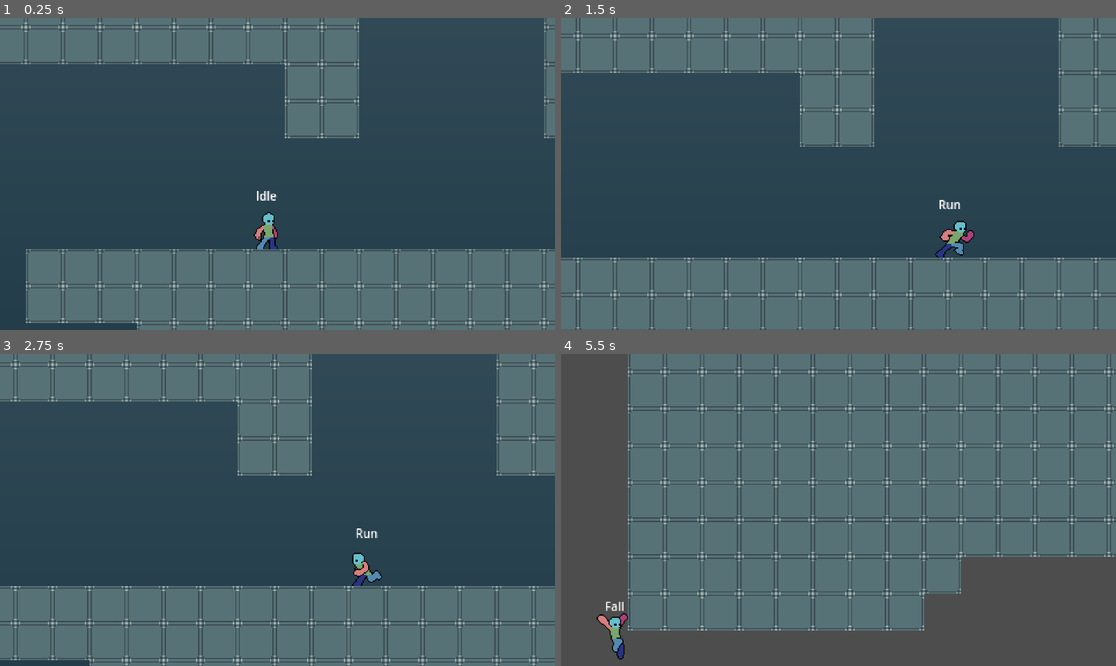
Above: before the commit, frames 1-4 (two rows, left to right).
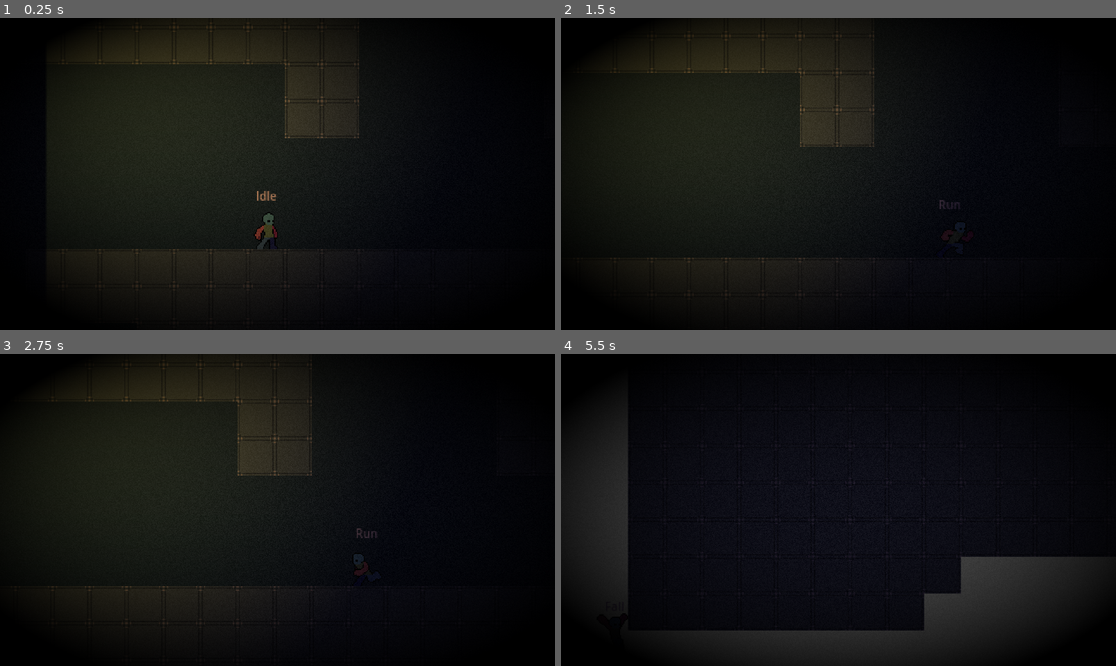
Above: after the commit, the same moments.

Repository: TianJunShi1/harry-forge
Game: Godot game, scene res://main.tscn
Two runs of this game, one before a commit and one after it. Both use one fixed random seed, a clock stepped at 60 frames per second and the inputs below.
Inputs (mouse positions are in pixels of both pictures, inside the frame that each line leads up to):
- Up to frame 1 (0.25 s): no input
- Up to frame 2 (1.5 s): move the mouse to (960, 158) at 0.52 s; hold D (right) from 0.53 s (still down); tap Shift (run) at 0.6, 1.35 s; tap Space (jump) at 0.77 s; move the mouse to (727, 189) at 1.27 s
- Up to frame 3 (2.75 s): tap Space (jump) at 1.52 s; move the mouse to (333, 441) at 2.02 s; release D (right) at 2.03 s; hold A (left) from 2.03 s (still down); tap Shift (run) at 2.1 s
- Up to frame 4 (5.5 s): move the mouse to (810, 572) at 2.77 s; release A (left) at 2.78 s; hold D (right) 2.78-4.28 s; tap Shift (run) every 0.75 s from 2.85 to 5.1 s; tap Space (jump) at 3.02, 3.77, 4.52 s; move the mouse to (1005, 556) at 3.52 s; move the mouse to (672, 463) at 4.27 s; hold A (left) 4.28-5.03 s; move the mouse to (866, 510) at 5.02 s; hold D (right) from 5.03 s (still down)

The runs differ from the first frame. In frame 1, 100% of the frame differs, in the area x 0-100%, y 0-100%; in frame 2, 100%; in frame 3, 100%; in frame 4, 99%.

Commit message:
feat(visuals): 添加 Inmost 风格视觉效果层
- 新建 general/shaders/screen_effects.gdshader：
  胶片颗粒（TIME 驱动动态噪声）+ 暗角（二次方衰减）合并 shader，
  挂在 DisplaySprite 的 ShaderMaterial 上，在屏幕分辨率生效

- pixel_renderer.tscn：
  SubViewport 下新增 GlobalEffects/CanvasModulate（深紫黑 0.18,0.14,0.22），
  全局暗化游戏世界；DisplaySprite 挂 ShaderMaterial 应用 grain + vignette

- Level/00_chapter1/01.tscn：
  添加示例 PointLight2D（TorchLight），暖黄色径向渐变光源，
  演示 CanvasModulate + PointLight2D 的 Inmost 光照氛围

https://claude.ai/code/session_01AJSbFJj2VUMALu7WGXsoLR

Diff:
--- a/Level/00_chapter1/01.tscn
+++ b/Level/00_chapter1/01.tscn
@@ -22,6 +22,16 @@
 
 [sub_resource type="RectangleShape2D" id="RectangleShape2D_hp1sv"]
 size = Vector2(323.5, 203)
+
+[sub_resource type="Gradient" id="Gradient_torch"]
+colors = PackedColorArray(1.0, 0.85, 0.5, 1.0, 1.0, 0.85, 0.5, 0.0)
+offsets = PackedFloat32Array(0.0, 1.0)
+
+[sub_resource type="GradientTexture2D" id="GradientTexture2D_torch"]
+gradient = SubResource("Gradient_torch")
+width = 128
+height = 128
+fill = 1
 
 [node name="01" type="Node2D" unique_id=159589538]
 
@@ -86,5 +96,12 @@
 spawn_id = &"from_chapter2"
 spawn_facing = 1
 
+[node name="TorchLight" type="PointLight2D" parent="." unique_id=741852963]
+position = Vector2(1265, -60)
+texture = SubResource("GradientTexture2D_torch")
+color = Color(1.0, 0.8, 0.45, 1.0)
+energy = 1.4
+texture_scale = 3.0
+
 [editable path="CameraBounds"]
 [editable path="CameraBounds2"]
--- a/general/camera/pixel_renderer.tscn
+++ b/general/camera/pixel_renderer.tscn
@@ -1,6 +1,13 @@
-[gd_scene load_steps=2 format=3 uid="uid://bpx5r3ndm7q4e"]
+[gd_scene load_steps=4 format=3 uid="uid://bpx5r3ndm7q4e"]
 
 [ext_resource type="Script" path="res://general/scripts/pixel_renderer.gd" id="1_renderer"]
+[ext_resource type="Shader" path="res://general/shaders/screen_effects.gdshader" id="2_fx"]
+
+[sub_resource type="ShaderMaterial" id="ShaderMaterial_fx"]
+shader = ExtResource("2_fx")
+shader_parameter/grain_amount = 0.035
+shader_parameter/grain_speed = 2.0
+shader_parameter/vignette_strength = 2.8
 
 [node name="PixelRenderer" type="Node2D"]
 script = ExtResource("1_renderer")
@@ -13,7 +20,13 @@
 snap_2d_vertices_to_pixel = true
 default_canvas_item_texture_filter = 0
 
+[node name="GlobalEffects" type="Node2D" parent="SubViewport"]
+
+[node name="CanvasModulate" type="CanvasModulate" parent="SubViewport/GlobalEffects"]
+color = Color(0.18, 0.14, 0.22, 1)
+
 [node name="DisplaySprite" type="Sprite2D" parent="."]
+material = SubResource("ShaderMaterial_fx")
 texture_filter = 1
 position = Vector2(720, 405)
 scale = Vector2(3, 3)
--- /dev/null
+++ b/general/shaders/screen_effects.gdshader
@@ -0,0 +1,25 @@
+shader_type canvas_item;
+
+uniform float grain_amount : hint_range(0.0, 0.2) = 0.035;
+uniform float grain_speed  : hint_range(0.0, 10.0) = 2.0;
+uniform float vignette_strength : hint_range(0.0, 6.0) = 2.8;
+
+float rand(vec2 uv) {
+	return fract(sin(dot(uv, vec2(12.9898, 78.233))) * 43758.5453);
+}
+
+void fragment() {
+	vec4 col = texture(TEXTURE, UV);
+
+	// 胶片颗粒：TIME 偏移让每帧噪声不同，floor 保持像素对齐
+	vec2 g_uv = floor(UV * vec2(1280.0, 720.0) + TIME * grain_speed * 17.0);
+	float grain = (rand(g_uv) * 2.0 - 1.0) * grain_amount;
+	col.rgb += grain;
+
+	// 暗角：二次方衰减，中心不变，边角渐暗
+	vec2 c = UV - vec2(0.5);
+	float vignette = 1.0 - dot(c, c) * vignette_strength;
+	col.rgb *= clamp(vignette, 0.0, 1.0);
+
+	COLOR = col;
+}
